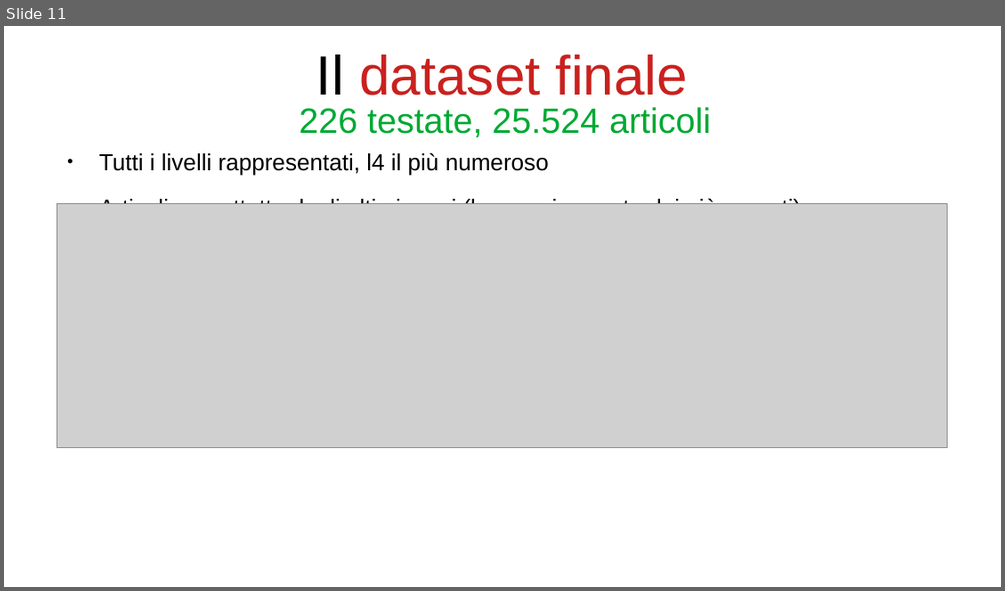
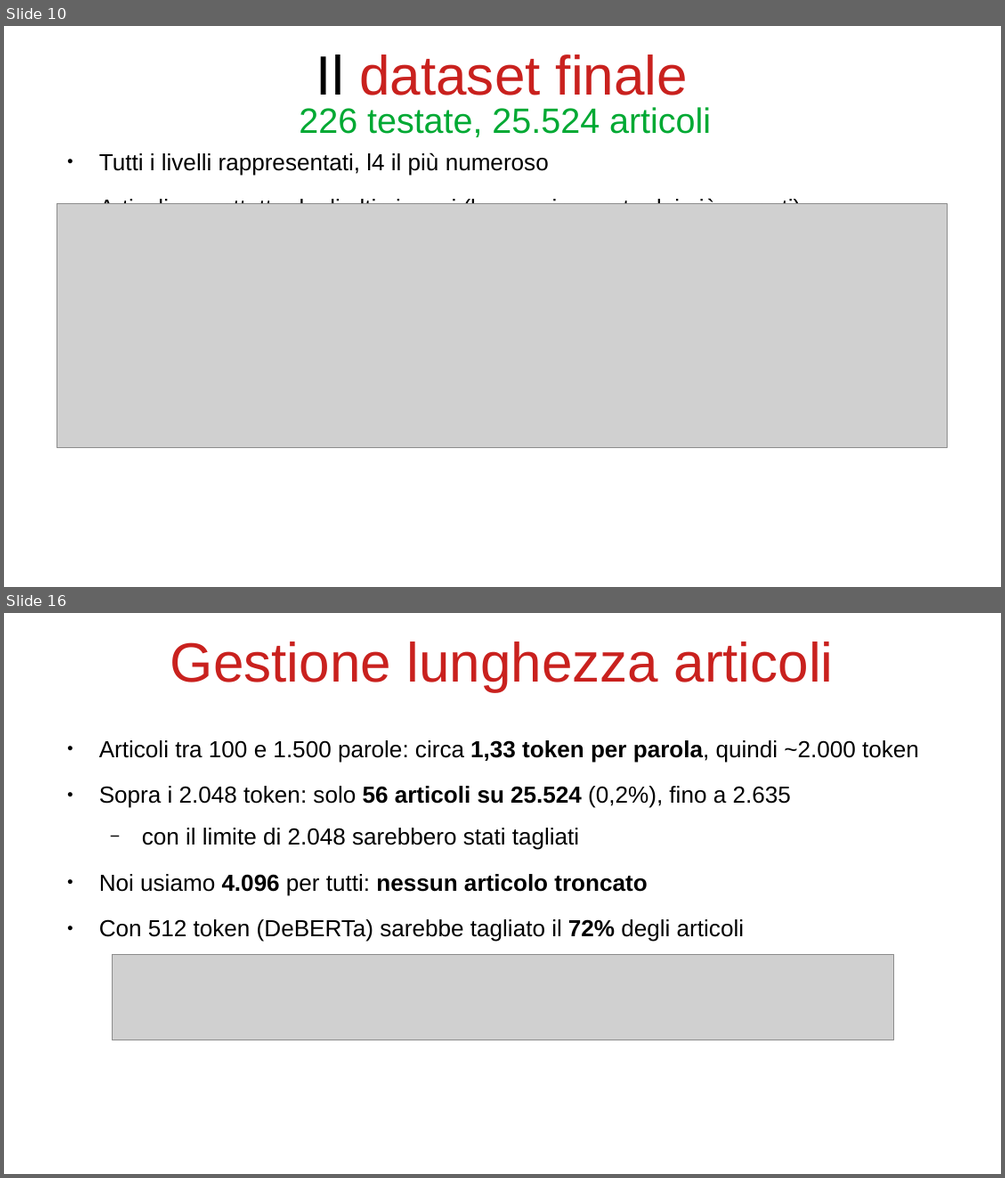
Before and after one commit to bianchi-john/PublisherClassification, a slide deck: Presentazioni/Stato finale/FinalState.odp. Shown one above the other, each under a label of ours: slide 11 before the commit, slides 10 and 16 after it; the slides between them are not shown. The pictures are 1005x591 and 1005x1178 pixels, drawn with LibreOffice and Linux fonts; fonts in the diff are those of the drawing; grey boxes stand for pictures. Boxes give left, top, right and bottom in pixels: in the first picture for what was removed or moved away, otherwise in the second. Text is boxed around its words. In the diff, an @@ line names an element or a change of style, - is before the commit and + after.

```diff
--- a/Presentazioni/Stato finale/FinalState.odp
+++ b/Presentazioni/Stato finale/FinalState.odp
@@ slide 16 added at (x1=4, y1=613, x2=1001, y2=1174), background #FFFFFF @@
@@ title added at (x1=170, y1=641, x2=833, y2=691), 44 pt, text #C9211E @@
+Gestione lunghezza articoli
@@ text added at (x1=99, y1=740, x2=919, y2=941), 18.5 pt, text #000000 @@
+● Articoli tra 100 e 1.500 parole: circa 1,33 token per parola, quindi ~2.000 token
+● Sopra i 2.048 token: solo 56 articoli su 25.524 (0,2%), fino a 2.635
+  − con il limite di 2.048 sarebbero stati tagliati
+● Noi usiamo 4.096 per tutti: nessun articolo troncato
+● Con 512 token (DeBERTa) sarebbe tagliato il 72% degli articoli
@@ picture added at (x1=112, y1=955, x2=893, y2=1040) @@
@@ what was slide 11 is now slide 10 @@
```
Also in this commit, not shown: 5 slides changed, 36 other slides added, 7 slides removed, 38 other files.
